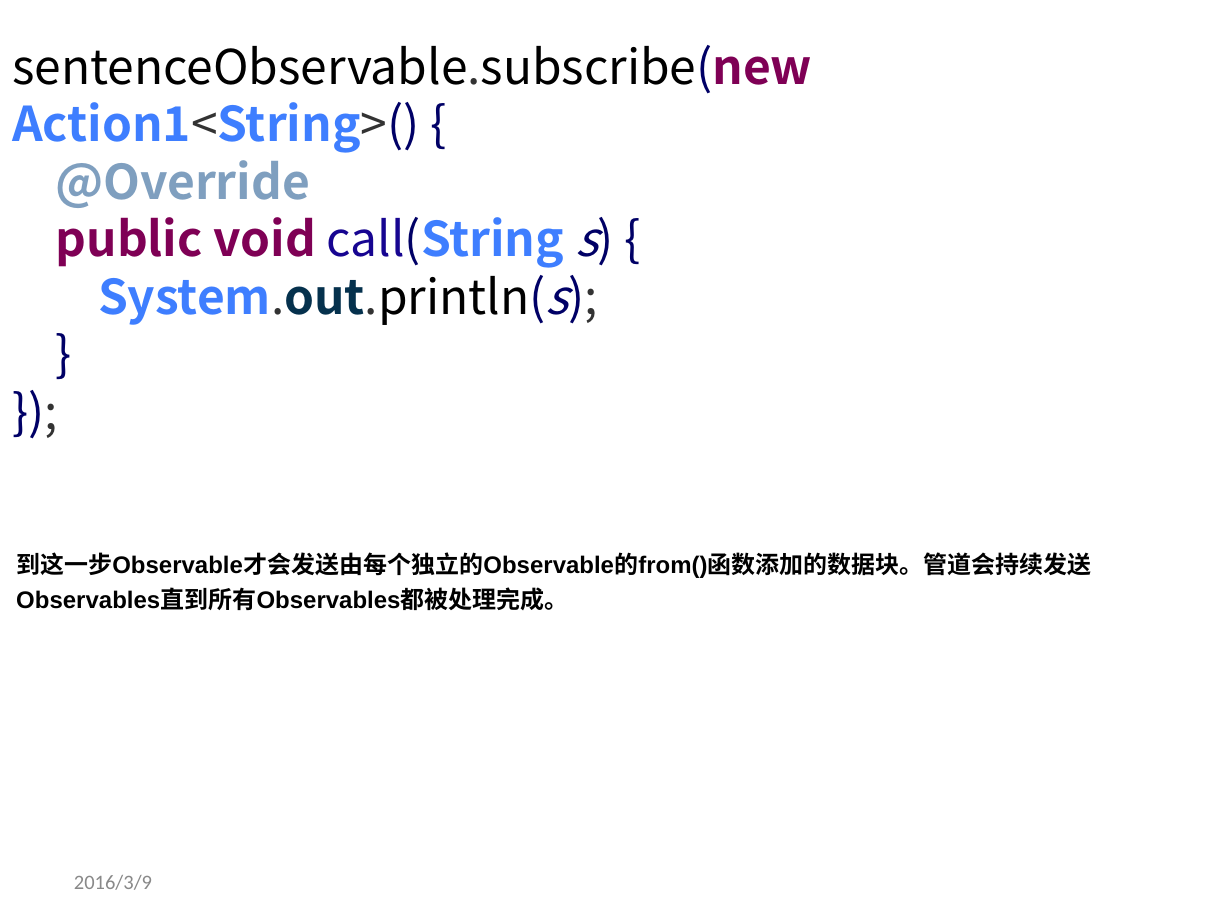
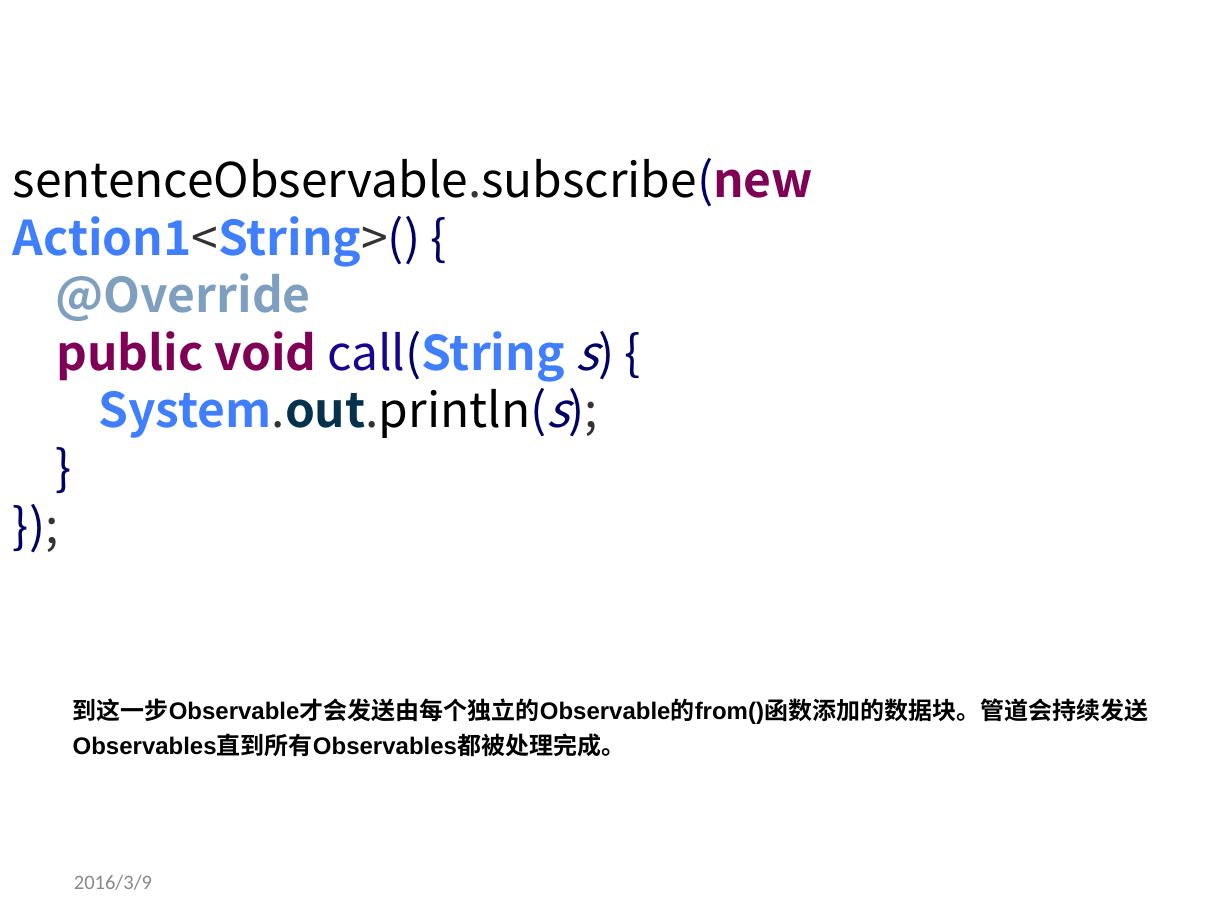
Before and after one commit to genglei-cuan/Study, a slide deck: slide 22 of notes/rxjava/RxJava简介.pptx. Drawn at 1232x924 pixels with LibreOffice and Linux fonts; fonts in the diff are those of the drawing; background and template pictures are left out. Boxes give left, top, right and bottom in pixels: in the first picture for what was removed or moved away, otherwise in the second. Text is boxed around its words. In the diff, an @@ line names an element or a change of style, - is before the commit and + after.

```diff
--- a/notes/rxjava/RxJava简介.pptx
+++ b/notes/rxjava/RxJava简介.pptx
@@ text "sentenceObservable.subscribe(new Action1<String>() { @Overri ...": place and size @@
-text "sentenceObservable.subscribe(new Action1<String>() { @Overri ..." at bbox=[12, 45, 812, 325]
+text "sentenceObservable.subscribe(new Action1<String>() { @Overri ..." at bbox=[13, 158, 813, 438]
@@ table: place and size @@
-table at bbox=[4, 510, 1112, 670]
+table at bbox=[60, 655, 1169, 816]
```
Also in this commit, not shown: 2 other slides changed, 4 slides added, 1 other file.
